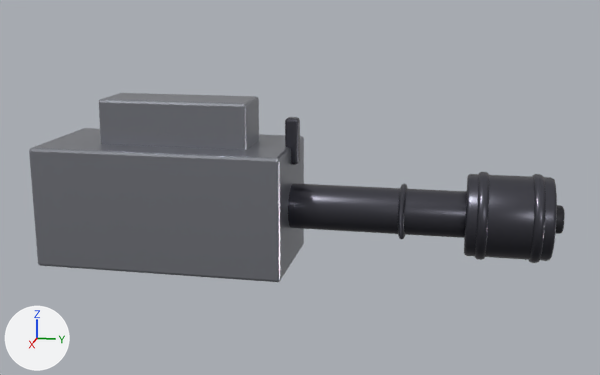
The glTF model models/autocannon.glb as it was, and as the next commit left it.
Rendered twice from a camera (50 mm lens) standing at (2.995, 0.723, 0.821) and looking at (0.056, 0.135, 0.086). The axes (+X, +Y, +Z) are drawn at lower left. The lights are the same throughout. The older version comes first. Vertices at exactly the same position are counted once.

The first picture shows 'autocannon'.
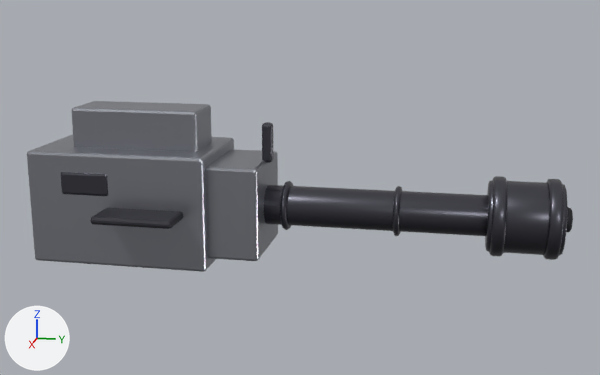
Boxes [x1, y1, x2, y2] around the edits, measured in the pictures (600 x 375 px; the box of a moved part takes in the faces that stretch with it):
'autocannon', reshaped (9% shorter)
    before: [29, 93, 565, 282]
    after: [27, 101, 573, 272]
part 1 of me_cube, moved or reshaped
    before: [29, 128, 304, 282]
    after: [27, 134, 234, 272]
part 2 of me_cube, moved or reshaped
    before: [99, 93, 259, 150]
    after: [206, 149, 278, 261]
part 3 of me_cube, added
    after: [72, 101, 212, 152]
part 4 of me_cube, added
    after: [280, 181, 293, 230]
part 5 of me_cube, added
    after: [485, 180, 568, 255]
part 6 of me_cube, added
    after: [489, 176, 507, 256]
part 7 of me_cube, added
    after: [543, 179, 564, 260]
part 8 of me_cube, added
    after: [61, 172, 108, 196]
part 9 of me_cube, moved or reshaped
    before: [285, 117, 300, 165]
    after: [262, 122, 274, 163]
part 10 of me_cube, moved or reshaped
    before: [556, 205, 565, 234]
    after: [567, 207, 573, 232]
part 11 of me_cube, added
    after: [90, 208, 183, 229]
part 12 of me_cube, deleted
    before: [475, 172, 489, 260]
part 13 of me_cube, moved or reshaped
    before: [288, 174, 557, 263]
    after: [264, 185, 488, 236]

Patch to the scene script:
```diff
--- a/models/autocannon.glb.py
+++ b/models/autocannon.glb.py
@@ me_cube @@
 # used by ob_autocannon; location = (0.0, 0.0, 0.0)
-me_cube.from_pydata(...)  # 1108 vertices, 2172 faces; spans x -0.23..0.23, y -0.86..1.08, z -0.23..0.4
+me_cube.from_pydata(...)  # 1466 vertices, 2872 faces; spans x -0.22..0.35, y -0.87..1.11, z -0.22..0.37
+# me_cube part 1: the loose piece of 56 vertices spanning x -0.23..0.23, y -0.86..0.09, z -0.23..0.23 is scaled about its middle by (0.933, 0.716, 0.933), then moved by (0.0, -0.15, 0.0)
+# me_cube part 2: the loose piece of 56 vertices spanning x -0.1..0.1, y -0.63..-0.06, z 0.15..0.4 is scaled about its middle by (1.71, 0.454, 1.42), then moved by (0.0, 0.21, -0.28)
+# me_cube part 3: the loose piece of 56 vertices spanning x -0.1..0.1, y -0.63..-0.06, z 0.15..0.4 is copied, and the copy is scaled about its middle by (0.949, 0.864, 0.916), then moved by (0.0, -0.15, -0.03); it spans x -0.1..0.1, y -0.74..-0.25, z 0.13..0.37
+# me_cube part 4: the loose piece of 132 vertices spanning x -0.1..0.1, y 0.03..0.05, z -0.1..0.1 is copied, and the copy is moved by (0.0, 0.04, 0.0); it spans x -0.09..0.09, y 0.06..0.09, z -0.09..0.09
+# me_cube part 5: the loose piece of 132 vertices spanning x -0.08..0.08, y -0.21..0.97, z -0.09..0.09 is copied, and the copy is scaled about its middle by (1.56, 0.219, 1.56), then moved by (0.0, 0.57, 0.0); it spans x -0.13..0.13, y 0.82..1.08, z -0.13..0.13
+# me_cube part 6: the loose piece of 132 vertices spanning x -0.08..0.08, y -0.21..0.97, z -0.09..0.09 is copied, and the copy is scaled about its middle by (1.75, 0.0323, 1.75), then moved by (0.0, 0.48, 0.0); it spans x -0.14..0.14, y 0.83..0.88, z -0.14..0.14
+# me_cube part 7: the loose piece of 132 vertices spanning x -0.08..0.08, y -0.21..0.97, z -0.09..0.09 is copied, and the copy is scaled about its middle by (1.75, 0.0323, 1.75), then moved by (0.0, 0.66, 0.0); it spans x -0.14..0.14, y 1.02..1.07, z -0.14..0.14
+# me_cube part 8: the loose piece of 56 vertices spanning x -0.23..0.23, y -0.86..0.09, z -0.23..0.23 is copied, and the copy is scaled about its middle by (0.0607, 0.189, 0.172), then moved by (0.2, -0.27, 0.1), in mat_gunmetal (dark grey #55555d); it spans x 0.18..0.22, y -0.74..-0.55, z 0.05..0.15
+# me_cube part 9: the loose piece of 56 vertices spanning x -0.03..0.03, y 0.07..0.12, z 0.16..0.34 is scaled about its middle by (0.744, 0.744, 0.846), then moved by (0.0, -0.09, -0.01)
+# me_cube part 10: the loose piece of 96 vertices spanning x -0.05..0.05, y 0.97..1.08, z -0.05..0.05 is moved by (0.0, 0.04, 0.0)
+# me_cube part 11: the loose piece of 56 vertices spanning x -0.23..0.23, y -0.86..0.09, z -0.23..0.23 is copied, and the copy is scaled about its middle by (0.53, 0.311, 0.0383), then moved by (0.22, -0.04, 0.0), in mat_dark (dark grey #38383f); it spans x 0.1..0.35, y -0.57..-0.27, z -0.01..0.01
+# me_cube part 12: the loose piece of 120 vertices spanning x -0.16..0.16, y 0.78..0.82, z -0.16..0.16 is deleted
+# me_cube part 13: 442 vertices removed from x -0.16..0.16, y -0.21..1.04, z -0.16..0.16; 224 vertices added at x -0.09..0.09, y -0.51..0.97, z -0.09..0.09
+# other edits to the shape of me_cube do not show in these pictures
 me_cube.materials.append(mat_steel)
```
